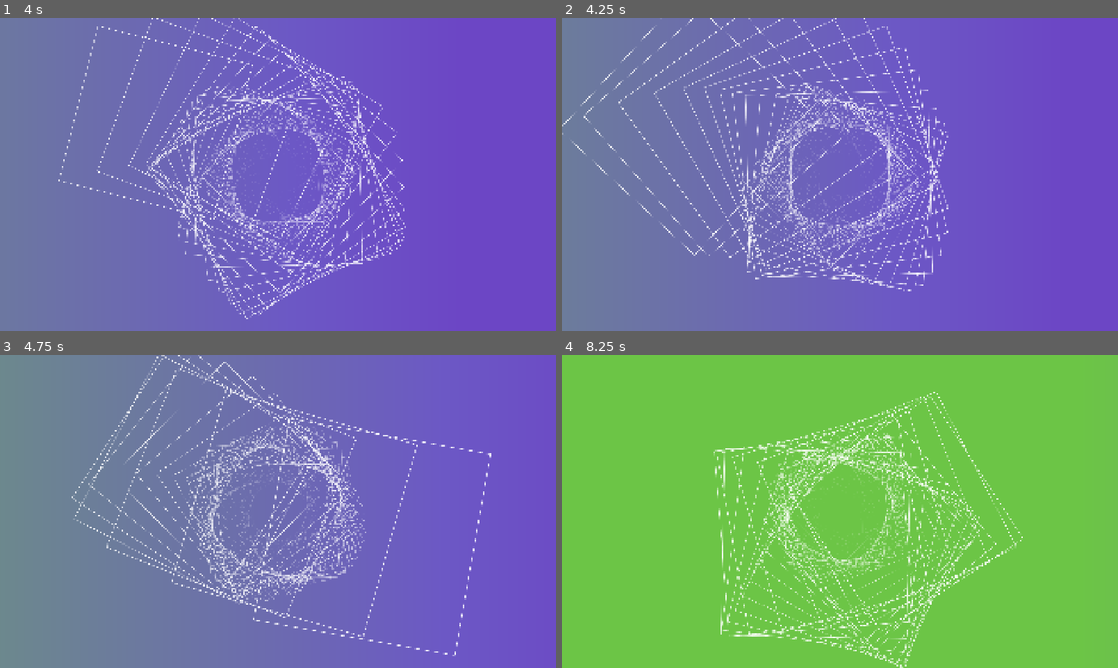
Above: before the commit, frames 1-4 (two rows, left to right).
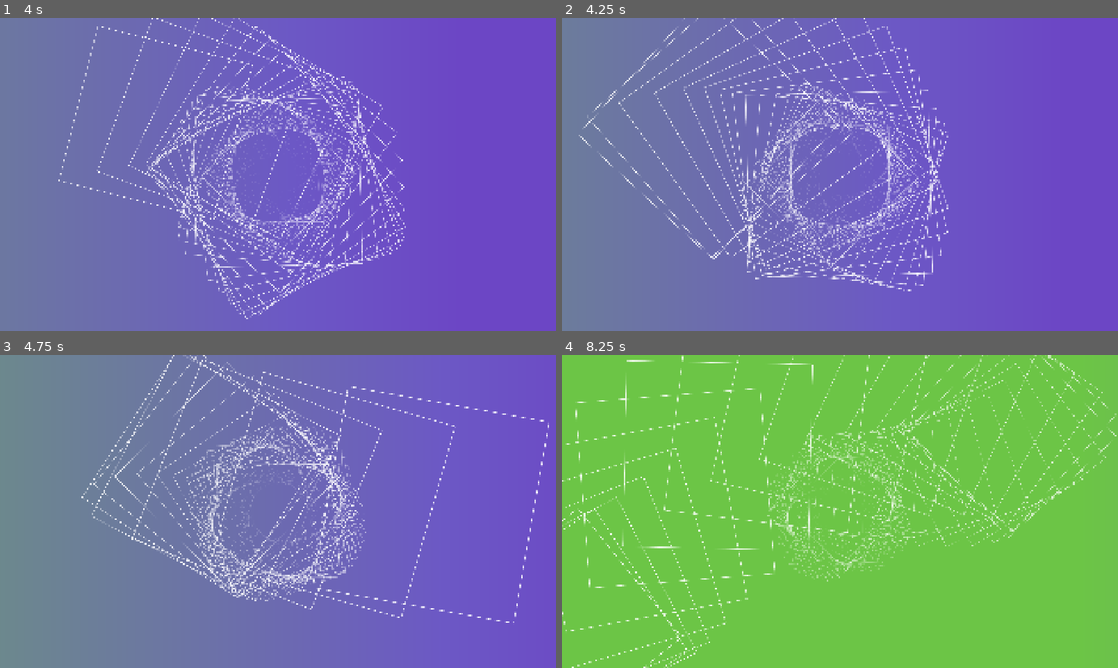
Above: after the commit, the same moments.

Repository: Juju-brz/GDVJ
Game: Godot game, scene res://templates/04_WormDance.tscn
Same seed, same stepped clock (60 frames per second), same inputs: the game is played once before the commit and once after it. This scene is started directly instead of the project's main scene.
Inputs (mouse positions are in pixels of both pictures, inside the frame that each line leads up to):
- Up to frame 1 (4 s): tap Enter at 0.5 s; move the mouse to (400, 158) at 0.52 s; hold Right (joy_right, bound only after the commit) 0.53-1.28 s; move the mouse to (166, 190) at 1.27 s; hold Down (joy_down, bound only after the commit) 1.28-2.03 s; move the mouse to (333, 105) at 2.02 s; hold Right (joy_right, bound only after the commit) 2.03-2.78 s; move the mouse to (250, 237) at 2.77 s; hold Up (joy_up, bound only after the commit) 2.78-3.53 s; move the mouse to (444, 221) at 3.52 s; hold Left (joy_left, bound only after the commit) from 3.53 s (still down)
- Up to frame 2 (4.25 s): keep holding Left (joy_left, bound only after the commit); tap F4 (mouse) at 4.15 s
- Up to frame 3 (4.75 s): keep holding Left (joy_left, bound only after the commit); move the mouse to (111, 464) at 4.27 s
- Up to frame 4 (8.25 s): move the mouse to (867, 511) at 5.02 s; release Left (joy_left, bound only after the commit) at 5.03 s; hold Down (joy_down, bound only after the commit) 5.03-5.78 s; move the mouse to (756, 433) at 5.77 s; hold Right (joy_right, bound only after the commit) 5.78-6.53 s; move the mouse to (962, 495) at 6.52 s; hold Up (joy_up, bound only after the commit) 6.53-7.28 s; move the mouse to (728, 527) at 7.27 s; hold Right (joy_right, bound only after the commit) 7.28-8.03 s; move the mouse to (895, 442) at 8.02 s; hold Down (joy_down, bound only after the commit) from 8.03 s (still down)

Frame 1 is identical in both runs. In frame 2, 1.7% of the frame differs, in the area x 0-64%, y 0-78%; in frame 3, 4.8%; in frame 4, 9.6%, in the area x 0-100%, y 0-100%.

Commit message:
now its work everywhere

Diff:
--- a/project.godot
+++ b/project.godot
@@ -57,21 +57,25 @@
 joy_left={
 "deadzone": 0.2,
 "events": [Object(InputEventJoypadMotion,"resource_local_to_scene":false,"resource_name":"","device":-1,"axis":0,"axis_value":-1.0,"script":null)
+, Object(InputEventKey,"resource_local_to_scene":false,"resource_name":"","device":-1,"window_id":0,"alt_pressed":false,"shift_pressed":false,"ctrl_pressed":false,"meta_pressed":false,"pressed":false,"keycode":0,"physical_keycode":4194319,"key_label":0,"unicode":0,"location":0,"echo":false,"script":null)
 ]
 }
 joy_right={
 "deadzone": 0.2,
 "events": [Object(InputEventJoypadMotion,"resource_local_to_scene":false,"resource_name":"","device":-1,"axis":0,"axis_value":1.0,"script":null)
+, Object(InputEventKey,"resource_local_to_scene":false,"resource_name":"","device":-1,"window_id":0,"alt_pressed":false,"shift_pressed":false,"ctrl_pressed":false,"meta_pressed":false,"pressed":false,"keycode":0,"physical_keycode":4194321,"key_label":0,"unicode":0,"location":0,"echo":false,"script":null)
 ]
 }
 joy_down={
 "deadzone": 0.2,
 "events": [Object(InputEventJoypadMotion,"resource_local_to_scene":false,"resource_name":"","device":-1,"axis":1,"axis_value":1.0,"script":null)
+, Object(InputEventKey,"resource_local_to_scene":false,"resource_name":"","device":-1,"window_id":0,"alt_pressed":false,"shift_pressed":false,"ctrl_pressed":false,"meta_pressed":false,"pressed":false,"keycode":0,"physical_keycode":4194322,"key_label":0,"unicode":0,"location":0,"echo":false,"script":null)
 ]
 }
 joy_up={
 "deadzone": 0.2,
 "events": [Object(InputEventJoypadMotion,"resource_local_to_scene":false,"resource_name":"","device":-1,"axis":1,"axis_value":-1.0,"script":null)
+, Object(InputEventKey,"resource_local_to_scene":false,"resource_name":"","device":-1,"window_id":0,"alt_pressed":false,"shift_pressed":false,"ctrl_pressed":false,"meta_pressed":false,"pressed":false,"keycode":0,"physical_keycode":4194320,"key_label":0,"unicode":0,"location":0,"echo":false,"script":null)
 ]
 }
 
--- a/templates/01_Superpositions_Geometriques_MainScript.gd
+++ b/templates/01_Superpositions_Geometriques_MainScript.gd
@@ -56,21 +56,13 @@
 var lerp_time: float = 0.0
 const LERP_DURATION: float = 5.0      # Time taken for the smooth transition
 
-# --- LERP STATE VARIABLES ---
-#var lerp_a: float = 0.0
-#var lerp_b: float = 0.0
-#var lerp_c: float = 0.0
 
 # Global variables to store the last result (for debugging)
 var last_entangled_result: String = "N/A"
 var last_qubit_count: int = 0
 var last_quantum_state: String = "Idle"
 
-# --- THREAD VARIABLES (NON-BLOCKING EXECUTION) ---
-#var quantum_thread: Thread = null
-#var thread_mutex: Mutex = Mutex.new()
-#var thread_data_ready: bool = false
-#var thread_output: Array = []
+
 
 # ----------------------------------------------------------------------
 # 1. Configuration
@@ -80,7 +72,7 @@
 
 
 # --- ROTATION STOP VARIABLES (Element-based) ---
-const TOTAL_CELLS : int= 90 # 10 columns * 9 rows
+const TOTAL_CELLS : int = 90 # 10 columns * 9 rows
 # Max time to stop rotation (1.0 speed -> 0.0 speed, Ease Out)
 const STOP_DURATION: float = 0.4
 # Max time to restart rotation (0.0 speed -> 1.0 speed, Ease In)
@@ -146,7 +138,6 @@
 		next_tpt.pressed.connect(_on_next_tpt_pressed)
 
 
-
 func _process(delta: float) -> void:
 	# 1. Update Timers
 	time_passed += delta * JITTER_SPEED
@@ -172,7 +163,6 @@
 
 func draw_board(delta):
 	if not original_sprite: return
-
 	# --- OPTIMIZATION: CALCULATE ACTIVE STAMPS ONCE ---
 	var active_stamps: Array[float] = []
 	var passed_count = 0
@@ -270,7 +260,6 @@
 		s.modulate.a = 1.0
 		s.show()
 		duplicated_spriteslist.append(s)
-	# --------------------------------------------------------
 
 	# 1. Base Layers
 	create_sprite.call(0.0, scale_outer)
@@ -287,7 +276,6 @@
 	create_sprite.call(overall_rotation, scale_outer)
 	create_sprite.call(overall_rotation, scale_inner)
 	create_sprite.call(overall_rotation, scale_ghost)
-
 
 
 func update_rotation_state():
--- a/templates/04_WormDance.gd
+++ b/templates/04_WormDance.gd
@@ -89,21 +89,19 @@
 # ---------------------------------------------------------
 # VISUAL LOGIC: CENTERED MIRROR MOVEMENT
 # ---------------------------------------------------------
-func getmouse() -> Vector2:
-	var mouse_pos = get_viewport().get_mouse_position()
-	return mouse_pos
+
 
 func update_trail_physics(delta: float):
 	var viewport_center = get_viewport_rect().size * 0.5
-	var mouse_pos = get_global_mouse_position()
+	#var mouse_pos = get_global_mouse_position()
 
-	#Of or On
+	##Off or On##
+	var mouse_pos
+	if mouse_activation == true:
+		mouse_pos = get_mouse() # .x & .y
+	if mouse_activation == false:
+		mouse_pos = joystick_control(delta) * viewport_center * 2.0
 
-	#var mouse_pos
-	#if mouse_activation == true:
-		#mouse_pos = getmouse() # .x & .y
-	#if mouse_activation == false:
-		#mouse_pos = joystick_control(delta)
 
 	var offset_from_center = mouse_pos - viewport_center
 	var mirror_target = viewport_center - offset_from_center
